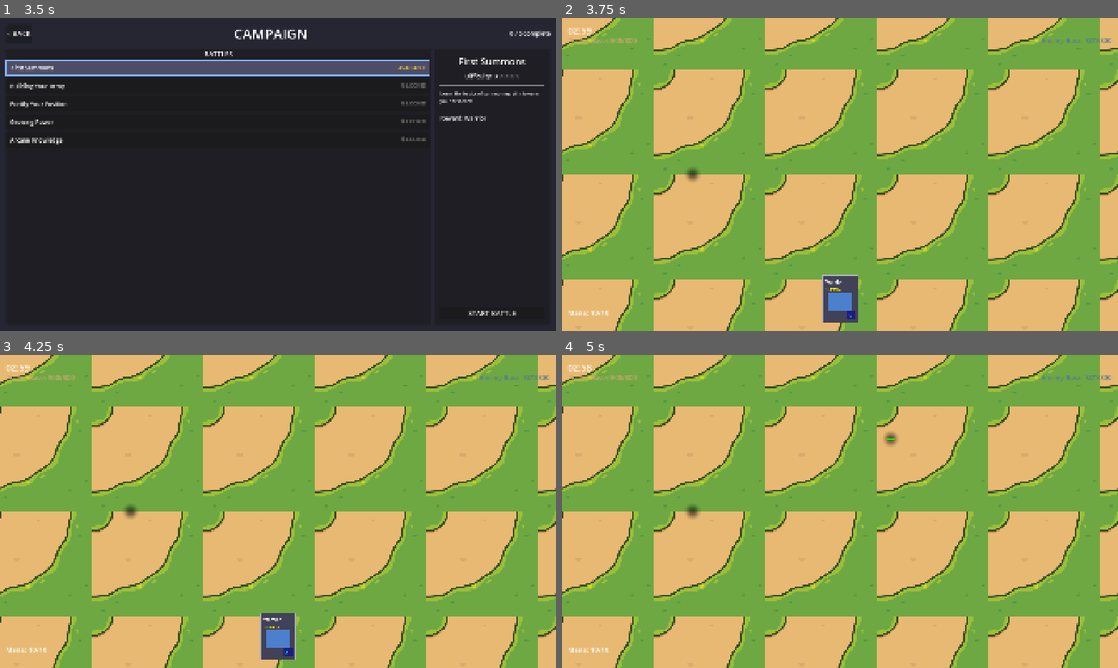
Above: before the commit, frames 1-4 (two rows, left to right).
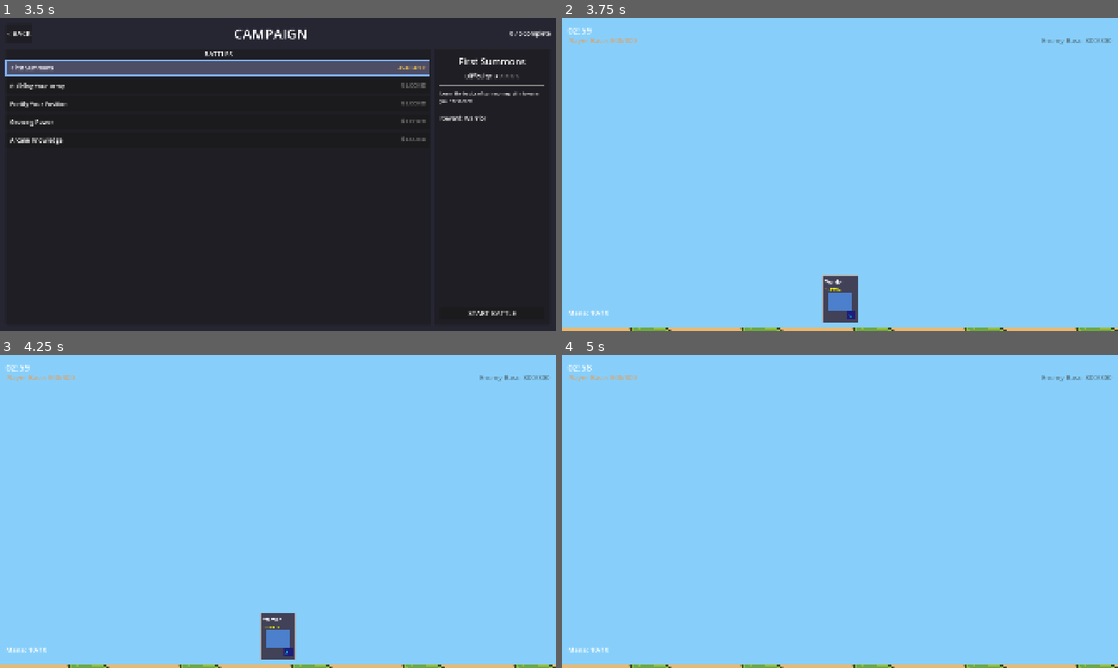
Above: after the commit, the same moments.

Repository: amari-charles/project-summoner
Game: Godot game, scene res://scenes/ui/main_menu.tscn
Two runs of this game, one before a commit and one after it. Both use one fixed random seed, a clock stepped at 60 frames per second and the inputs below.
Inputs (mouse positions are in pixels of both pictures, inside the frame that each line leads up to):
- Up to frame 1 (3.5 s): click "PLAY" at 0.5 s; click "SELECT" at 1.25 s; click "CHOOSE WARRIOR" at 2 s; click (216, 68) at 2.75 s
- Up to frame 2 (3.75 s): click "START BATTLE" at 3.5 s
- Up to frame 3 (4.25 s): no input
- Up to frame 4 (5 s): tap Enter at 4.25 s; drag from (840, 636) to (895, 442) at 4.27 s

Frame 1 is identical in both runs. In frame 2, 98% of the frame differs, in the area x 0-100%, y 0-100%; in frame 3, 98%; in frame 4, 99%.

Commit message:
Setup proper 2.5D angled orthographic camera (MWR style)
Camera configuration:
- Position: (0, 15, 25) - back and above battlefield
- Rotation: ~35° downward tilt
- Orthographic projection maintained (size: 35.61939)

This creates the 2.5D perspective where:
- Ground plane is flat with normal tiles
- Camera angle provides depth perception
- Units appear with proper depth (near larger, far smaller)
- Similar to Mini Warriors Reborn's viewing angle

Ground stays horizontal at y=0, camera tilt does all the work.

🤖 Generated with [Claude Code](https://claude.com/claude-code)

Co-Authored-By: Claude <noreply@anthropic.com>

Diff:
--- a/scenes/battlefield/base_battlefield_3d.tscn
+++ b/scenes/battlefield/base_battlefield_3d.tscn
@@ -24,7 +24,7 @@
 script = ExtResource("1_script")
 
 [node name="Camera3D" type="Camera3D" parent="."]
-transform = Transform3D(1, 0, 0, 0, -4.37114e-08, 1, 0, -1, -4.37114e-08, 0, 20, 0)
+transform = Transform3D(1, 0, 0, 0, 0.819152, -0.573576, 0, 0.573576, 0.819152, 0, 15, 25)
 current = true
 projection = 1
 size = 35.61939
